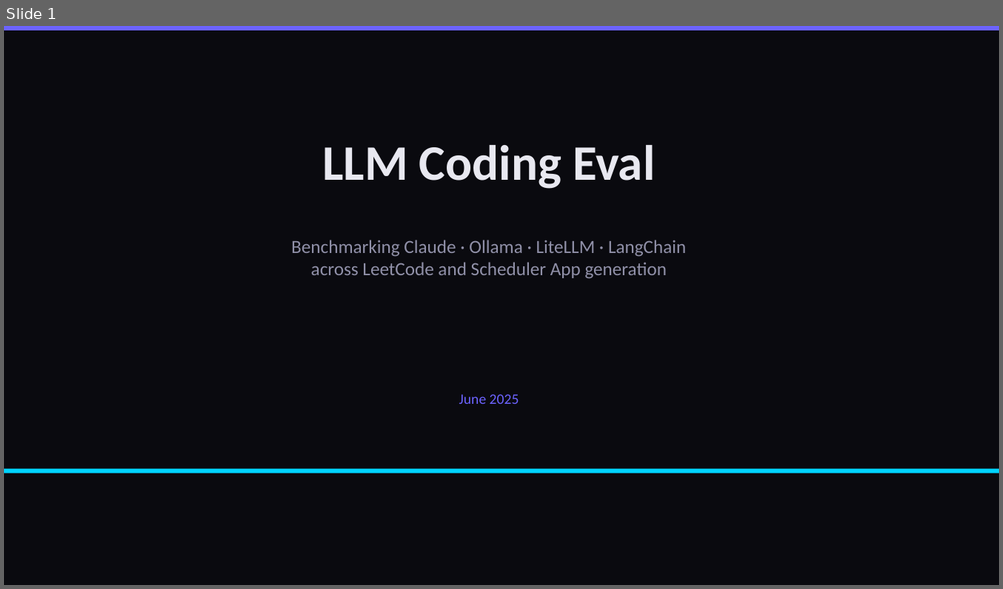
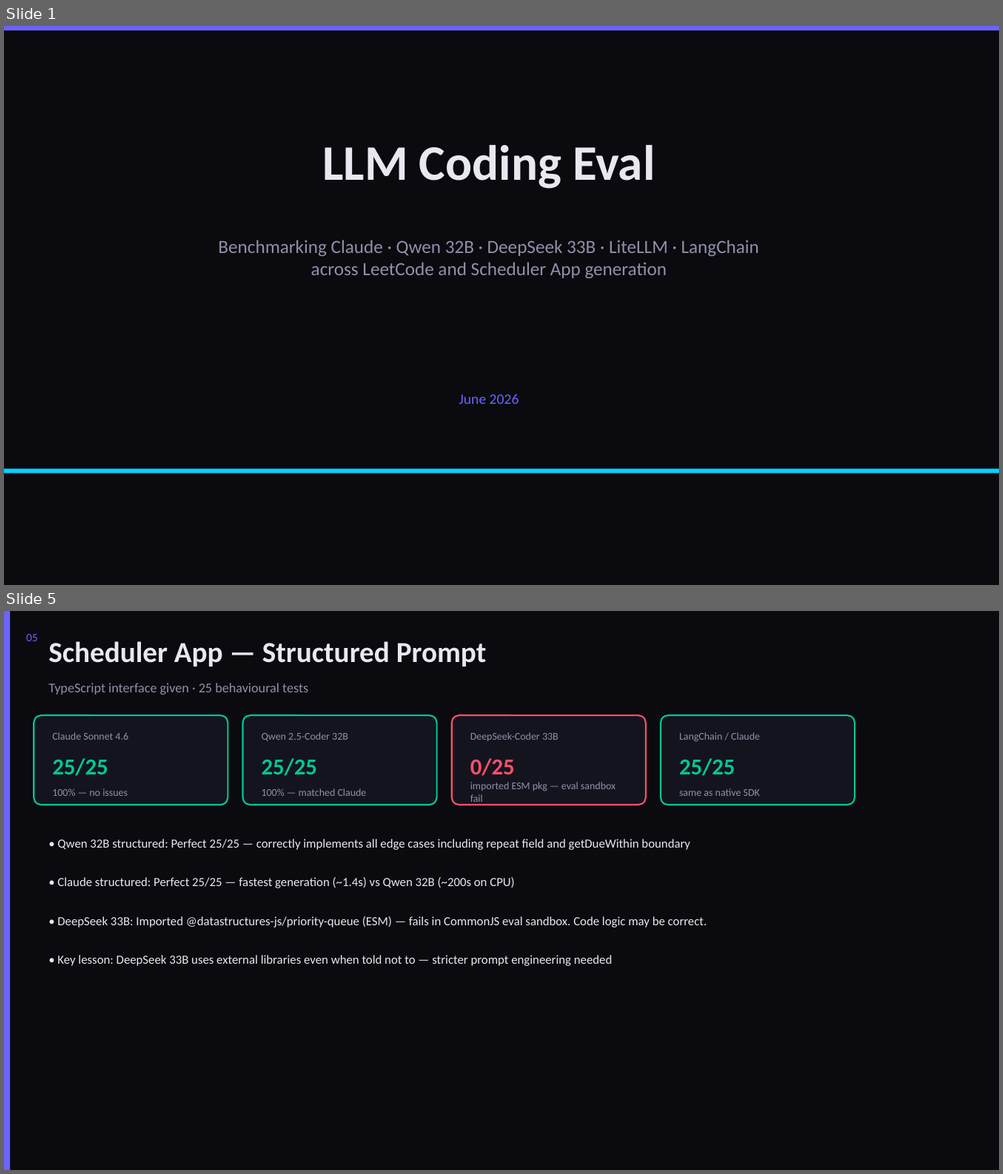
Before and after one commit to dhir-man/Claude-Trading-Bot, a slide deck: LLM-Coding-Eval-Report.pptx. Shown one above the other, each under a label of ours: slide 1 before the commit, slides 1 and 5 after it; the slides between them are not shown. The pictures are 1003x589 and 1003x1174 pixels, drawn with LibreOffice and Linux fonts; fonts in the diff are those of the drawing. Boxes give left, top, right and bottom in pixels: in the first picture for what was removed or moved away, otherwise in the second. Text is boxed around its words. In the diff, an @@ line names an element or a change of style, - is before the commit and + after.

```diff
--- a/LLM-Coding-Eval-Report.pptx
+++ b/LLM-Coding-Eval-Report.pptx
@@ slide 5 added at box(4, 611, 999, 1170), background #FFFFFF @@
@@ rectangle added at box(4, 611, 999, 1170), fill #0A0A0F @@
@@ rectangle added at box(4, 611, 10, 1170), fill #6C63FF @@
@@ text added at box(26, 634, 38, 641), 11 pt, text #6C63FF @@
+05
@@ text added at box(48, 641, 486, 667), 28 pt, text #E8E8F0, bold @@
+Scheduler App — Structured Prompt
@@ text added at box(48, 683, 308, 695), 13 pt, text #9090A8 @@
+TypeScript interface given · 25 behavioural tests
@@ rounded rectangle added at box(34, 715, 227, 805), fill #14141E, outline #00C896 1.5 pt @@
@@ rounded rectangle added at box(243, 715, 437, 805), fill #14141E, outline #00C896 1.5 pt @@
@@ rounded rectangle added at box(452, 715, 646, 805), fill #14141E, outline #FF4F6B 1.5 pt @@
@@ rounded rectangle added at box(660, 715, 854, 805), fill #14141E, outline #00C896 1.5 pt @@
@@ text added at box(52, 732, 128, 740), 10 pt, text #9090A8 @@
+Claude Sonnet 4.6
@@ text added at box(262, 732, 348, 741), 10 pt, text #9090A8 @@
+Qwen 2.5-Coder 32B
@@ text added at box(470, 732, 558, 741), 10 pt, text #9090A8 @@
+DeepSeek-Coder 33B
@@ text added at box(679, 732, 760, 742), 10 pt, text #9090A8 @@
+LangChain / Claude
@@ text added at box(52, 758, 108, 776), 22 pt, text #00C896, bold @@
+25/25
@@ text added at box(262, 758, 317, 776), 22 pt, text #00C896, bold @@
+25/25
@@ text added at box(470, 758, 515, 776), 22 pt, text #FF4F6B, bold @@
+0/25
@@ text added at box(679, 758, 734, 776), 22 pt, text #00C896, bold @@
+25/25
@@ text added at box(470, 782, 615, 805), 10 pt, text #9090A8 @@
+imported ESM pkg — eval sandbox fail
@@ text added at box(52, 789, 128, 796), 10 pt, text #9090A8 @@
+100% — no issues
@@ text added at box(262, 789, 367, 796), 10 pt, text #9090A8 @@
+100% — matched Claude
@@ text added at box(679, 789, 760, 796), 10 pt, text #9090A8 @@
+same as native SDK
@@ text added at box(57, 839, 690, 850), 12 pt, text #E8E8F0 @@
+• Qwen 32B structured: Perfect 25/25 — correctly implements all edge cases including repeat field and getDueWithin boundary
@@ text added at box(57, 877, 514, 889), 12 pt, text #E8E8F0 @@
+• Claude structured: Perfect 25/25 — fastest generation (~1.4s) vs Qwen 32B (~200s on CPU)
@@ text added at box(57, 917, 707, 928), 12 pt, text #E8E8F0 @@
+• DeepSeek 33B: Imported @datastructures-js/priority-queue (ESM) — fails in CommonJS eval sandbox. Code logic may be correct.
@@ text added at box(57, 955, 612, 966), 12 pt, text #E8E8F0 @@
+• Key lesson: DeepSeek 33B uses external libraries even when told not to — stricter prompt engineering needed
@@ slide 1 changed as well @@
@@ text at box(218, 240, 759, 257): text changed @@
-Benchmarking Claude · Ollama · LiteLLM · LangChain
+Benchmarking Claude · Qwen 32B · DeepSeek 33B · LiteLLM · LangChain
@@ text at box(459, 394, 519, 404): text changed @@
-June 2025
+June 2026
```
Also in this commit, not shown: 6 other slides changed, 2 other slides added, 3 slides removed, 5 other files.
